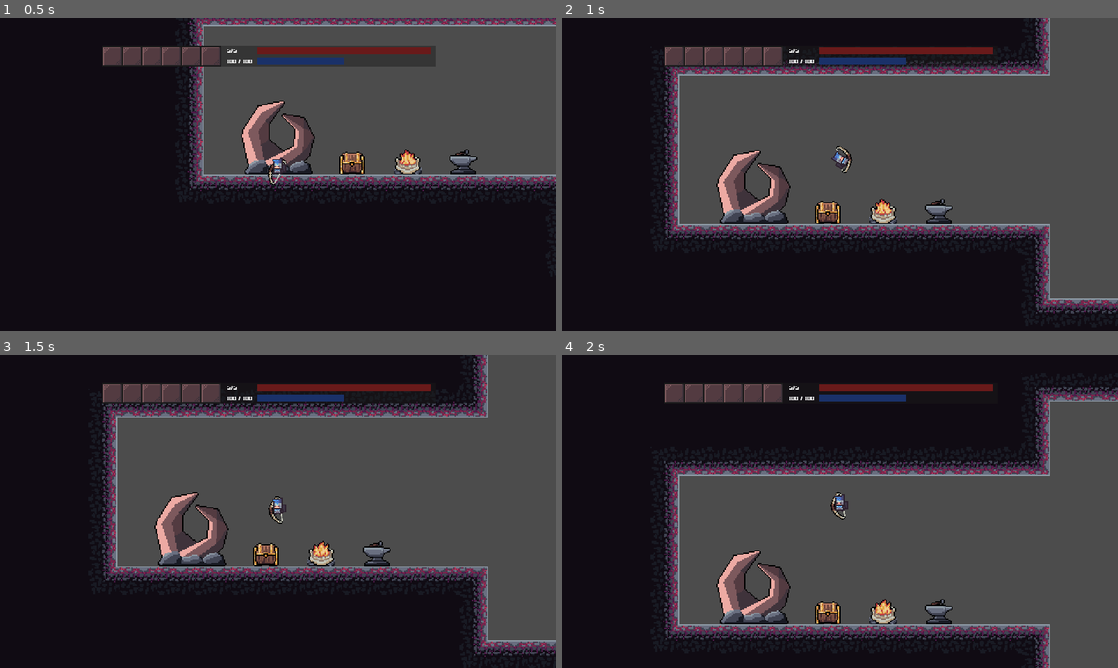
Above: before the commit, frames 1-4 (two rows, left to right).
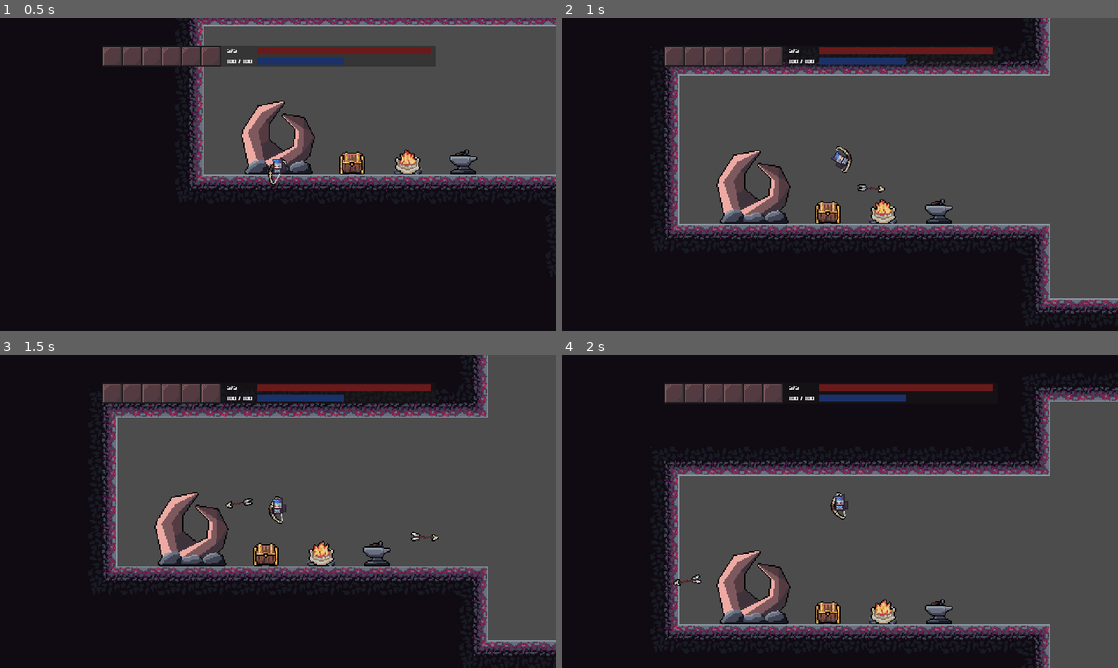
Above: after the commit, the same moments.

Repository: Riudin/Rogue-Worlds
Game: Godot game, scene res://Main.tscn
Same seed, same stepped clock (60 frames per second), same inputs: the game is played once before the commit and once after it.
Inputs (mouse positions are in pixels of both pictures, inside the frame that each line leads up to):
- Up to frame 1 (0.5 s): no input
- Up to frame 2 (1 s): move the mouse to (962, 158) at 0.52 s; press the mouse at (962, 158) at 0.53 s; hold E (dash_right) from 0.53 s (still down); tap Space (jump) at 0.77 s
- Up to frame 3 (1.5 s): keep holding E (dash_right); move the mouse to (166, 527) at 1.27 s; release the mouse at (166, 527) at 1.28 s; click (166, 527) at 1.35 s
- Up to frame 4 (2 s): keep holding E (dash_right); tap Space (jump) at 1.52 s

Frame 1 is identical in both runs. In frame 2, less than 0.1% of the frame differs, in the area x 53-59%, y 53-56%; in frame 3, 0.1%, in the area x 40-79%, y 45-60%; in frame 4, less than 0.1%.

Commit message:
fixed bug where you can shoot with open inventory

Diff:
--- a/Godot Project/Autoload/PlayerInventory.gd
+++ b/Godot Project/Autoload/PlayerInventory.gd
@@ -6,7 +6,7 @@
 const ItemClass = preload("res://Items/Item.gd")
 const NUM_INVENTORY_SLOTS = 30
 const NUM_HOTBAR_SLOTS = 6
-var inventoryResource : Resource = load("res://UI/Inventory/PlayerInventory.tres")
+var inventoryResource : Resource
 
 var active_item_slot = 0
 
@@ -18,6 +18,12 @@
 var hotbar = {}
 
 var equips = {}
+
+func _ready():
+	inventoryResource = ResourceLoader.load("res://UI/Inventory/PlayerInventory.tres")
+	inventory = inventoryResource.inventory
+	hotbar = inventoryResource.hotbar
+	equips = inventoryResource.equips
 
 # TODO: First try to add to hotbar
 func add_item(item_name, item_quantity):
@@ -101,3 +107,6 @@
 	else:
 		active_item_slot -= 1
 	emit_signal("active_item_updated")
+
+func _exit_tree():
+	ResourceSaver.save("res://UI/Inventory/PlayerInventory.tres", inventoryResource)
--- a/Godot Project/Game.gd
+++ b/Godot Project/Game.gd
@@ -4,6 +4,11 @@
 onready var exitPortal = find_node("ExitPortal")
 onready var playerChest = find_node("PlayerChest")
 
+var chest_open = false
+
+
+func _ready():
+	Events.connect("chest_closed", self, "_on_chest_closed")
 
 func _process(delta):
 	if Input.is_action_just_released("ui_up"):
@@ -11,7 +16,12 @@
 			Transition.transition("res://MainScenes/Main.tscn")
 			#queue_free()
 		elif playerChest.is_interactable():
-			Events.emit_signal("chest_opened")
+			if not chest_open:
+				Events.emit_signal("chest_opened")
+				chest_open = true
+			else:
+				Events.emit_signal("chest_closed")
+				chest_open = false
 
-	if not playerChest.is_interactable():
-		Events.emit_signal("chest_closed")
+func _on_chest_closed():
+	chest_open = false
--- a/Godot Project/Levels/Objects/InteractableObject.gd
+++ b/Godot Project/Levels/Objects/InteractableObject.gd
@@ -23,3 +23,4 @@
 func _on_PlayerChest_body_exited(body):
 	if body.is_in_group("Player"):
 		interactable = false
+		Events.emit_signal("chest_closed")
--- a/Godot Project/Player/Player.gd
+++ b/Godot Project/Player/Player.gd
@@ -85,13 +85,14 @@
 	if Input.is_action_just_pressed("jump") and alive:
 			jump()
 
-	if Input.is_action_pressed("fire") and not inventory_open and alive:
-		weapon.start_fire_animation()
-		var weapon_recoil = weapon.get_recoil()
-		if facing_right and weapon.can_fire:
-			velocity.x -= weapon_recoil
-		elif not facing_right and weapon.can_fire:
-			velocity.x += weapon_recoil
+	if Input.is_action_pressed("fire") and not inventory_open:
+		if alive:
+			weapon.start_fire_animation()
+			var weapon_recoil = weapon.get_recoil()
+			if facing_right and weapon.can_fire:
+				velocity.x -= weapon_recoil
+			elif not facing_right and weapon.can_fire:
+				velocity.x += weapon_recoil
 
 	if is_on_floor():
 		animation_tree.set("parameters/in_air_state/current", 0)
--- a/Godot Project/Player/Player.tscn
+++ b/Godot Project/Player/Player.tscn
@@ -1433,7 +1433,7 @@
 nodes/movement/node = SubResource( 32 )
 nodes/movement/position = Vector2( 100, 180 )
 nodes/output/position = Vector2( 760, 320 )
-node_connections = [ "output", 0, "alive_state", "alive_state", 0, "in_air_state", "alive_state", 1, "Animation 6", "dash_direction", 0, "Animation 4", "dash_direction", 1, "Animation 5", "in_air", 0, "Animation 3", "in_air", 1, "dash_direction", "in_air_state", 0, "movement", "in_air_state", 1, "in_air", "movement", 0, "Animation", "movement", 1, "Animation 2" ]
+node_connections = [ "output", 0, "alive_state", "in_air", 0, "Animation 3", "in_air", 1, "dash_direction", "dash_direction", 0, "Animation 4", "dash_direction", 1, "Animation 5", "alive_state", 0, "in_air_state", "alive_state", 1, "Animation 6", "movement", 0, "Animation", "movement", 1, "Animation 2", "in_air_state", 0, "movement", "in_air_state", 1, "in_air" ]
 
 [sub_resource type="CircleShape2D" id=34]
 radius = 64.0
@@ -1463,7 +1463,7 @@
 frame = 5
 
 [node name="BackHand" type="Sprite" parent="Sprites"]
-position = Vector2( 8, 8.12796 )
+position = Vector2( 8, 8 )
 texture = ExtResource( 1 )
 hframes = 7
 vframes = 2
@@ -1475,21 +1475,21 @@
 [node name="BoneBow" parent="Sprites/BackHand/WeaponPosition" instance=ExtResource( 2 )]
 
 [node name="Body" type="Sprite" parent="Sprites"]
-position = Vector2( 8, 8.07678 )
+position = Vector2( 8, 8 )
 texture = ExtResource( 1 )
 hframes = 7
 vframes = 2
 frame = 1
 
 [node name="FrontHand" type="Sprite" parent="Sprites"]
-position = Vector2( 8, 8.22393 )
+position = Vector2( 8, 8 )
 texture = ExtResource( 1 )
 hframes = 7
 vframes = 2
 frame = 2
 
 [node name="Head" type="Sprite" parent="Sprites"]
-position = Vector2( 8, 8.49657 )
+position = Vector2( 8, 8 )
 texture = ExtResource( 1 )
 hframes = 7
 vframes = 2
--- a/Godot Project/UI/GameOverScreen.gd
+++ b/Godot Project/UI/GameOverScreen.gd
@@ -3,5 +3,5 @@
 
 
 func _on_Button_pressed():
-	Transition.transition("res://MainScenes/Menu.tscn")
+	Transition.transition("res://UI/Menu.tscn")
 	queue_free()
--- a/Godot Project/UI/UI.gd
+++ b/Godot Project/UI/UI.gd
@@ -31,14 +31,14 @@
 		inventory_open = !inventory_open
 
 func _on_chest_opened():
-		chestInventory.visible = true
-		chestInventory.initialize_inventory()
-		Events.emit_signal("inventory_opened", false)
-		inventory_open = true
+	chestInventory.visible = true
+	chestInventory.initialize_inventory()
+	Events.emit_signal("inventory_opened", true)
+	inventory_open = true
 
 func _on_chest_closed():
 	chestInventory.visible = false
-	Events.emit_signal("inventory_opened", true)
+	Events.emit_signal("inventory_opened", false)
 	inventory_open = false
 
 func _on_player_death():
